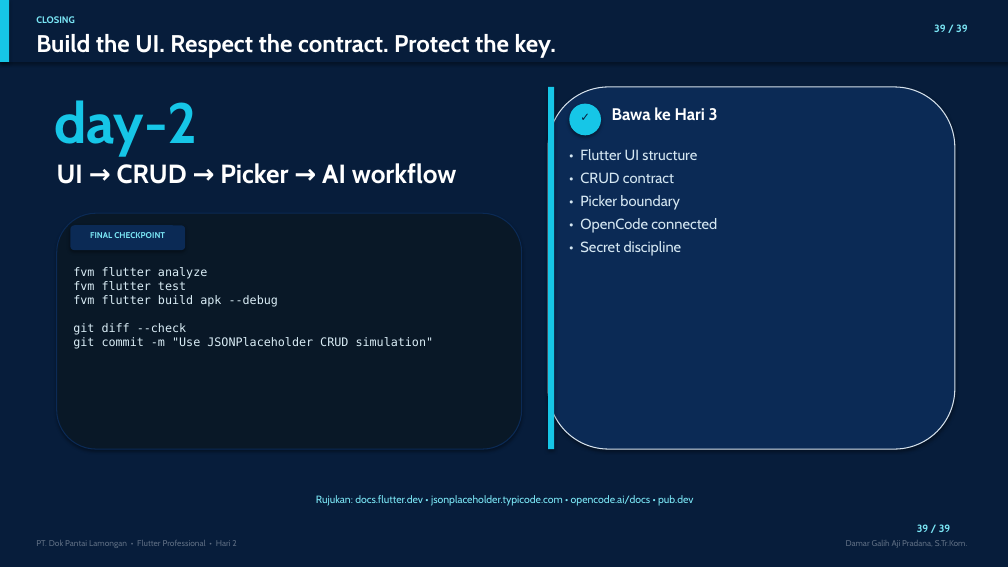
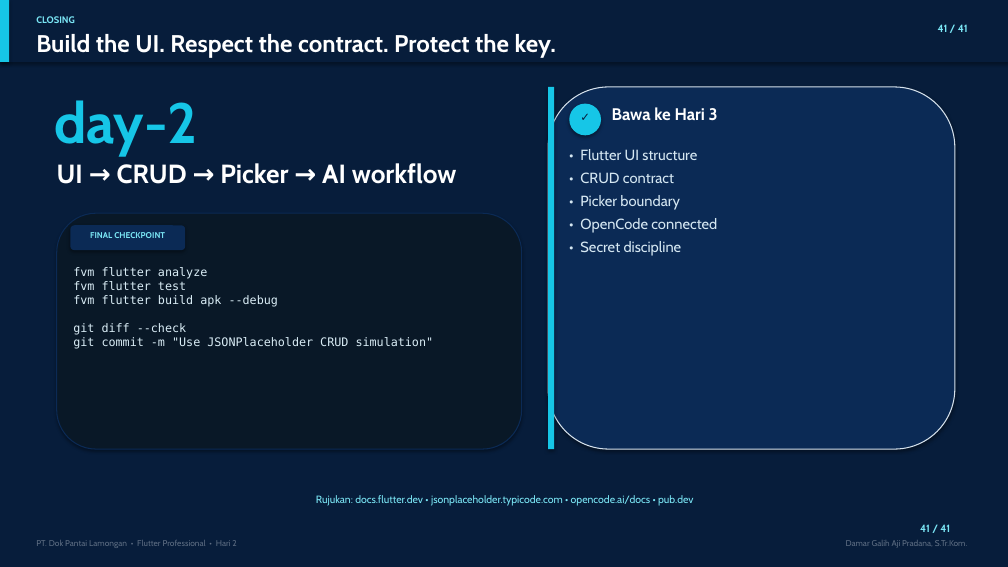
Before and after one commit to D4marp/Inspection-Flutter-DPL, a slide deck: slide 41 of Hari_2_Flutter_Professional.pptx (slide 39 before the commit). Drawn at 1008x567 pixels with LibreOffice and Linux fonts; fonts in the diff are those of the drawing. Boxes give left, top, right and bottom in pixels: in the first picture for what was removed or moved away, otherwise in the second. Text is boxed around its words. In the diff, an @@ line names an element or a change of style, - is before the commit and + after.

```diff
--- a/Hari_2_Flutter_Professional.pptx
+++ b/Hari_2_Flutter_Professional.pptx
@@ text at bbox=[938, 24, 968, 32]: text changed @@
-39 / 39
+41 / 41
@@ text at bbox=[920, 524, 950, 532]: text changed @@
-39 / 39
+41 / 41
```
Also in this commit, not shown: 38 other slides changed, 2 slides added, 20 other files.
